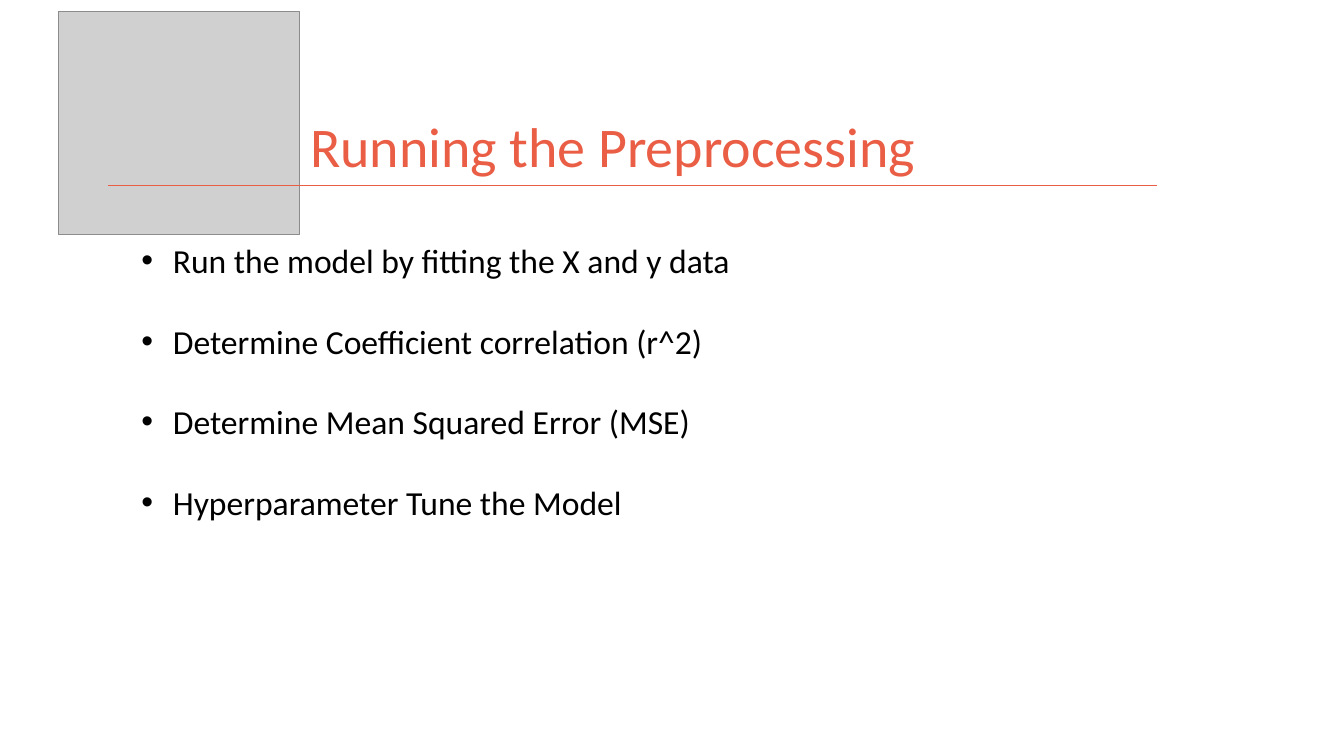
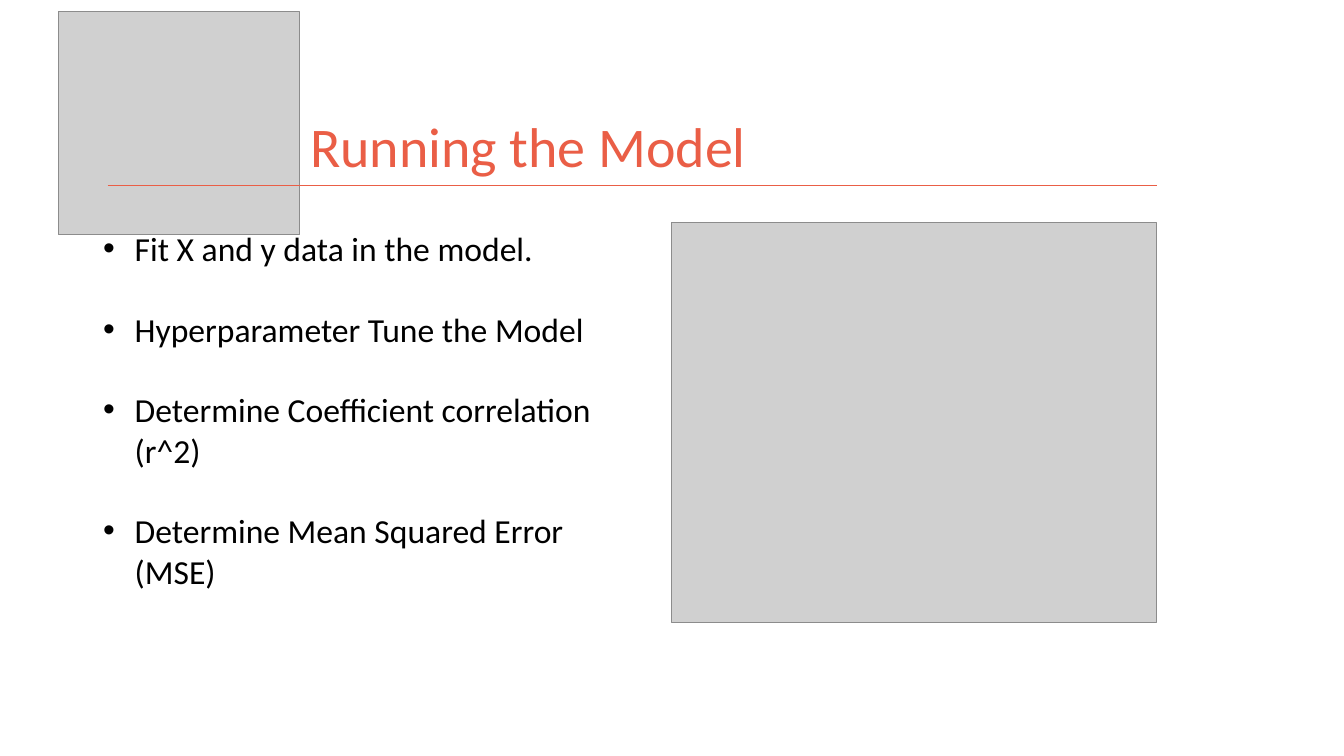
Before and after one commit to kman4/AirbnbPredictions, a slide deck: slide 14 of Airbnb Price Predictions (Model).pptx. Drawn at 1344x756 pixels with LibreOffice and Linux fonts; fonts in the diff are those of the drawing; grey boxes stand for pictures. Boxes give left, top, right and bottom in pixels: in the first picture for what was removed or moved away, otherwise in the second. Text is boxed around its words. In the diff, an @@ line names an element or a change of style, - is before the commit and + after.

Commit message:
update powerpoint and added images for powerpoint

```diff
--- a/Airbnb Price Predictions (Model).pptx
+++ b/Airbnb Price Predictions (Model).pptx
@@ title at (x1=310, y1=128, x2=745, y2=177): text changed @@
-Running the Preprocessing
+Running the Model
@@ text "Fit X and y data ..." moved from (x1=173, y1=249, x2=729, y2=521) to (x1=135, y1=233, x2=591, y2=589) @@
@@ text at (x1=135, y1=233, x2=583, y2=348): text changed @@
-• Run the model by fitting the X and y data
+• Fit X and y data in the model.
+• Hyperparameter Tune the Model
@@ picture added at (x1=673, y1=223, x2=1157, y2=622) @@
@@ text at (x1=173, y1=491, x2=621, y2=521): paragraph removed @@
-• Hyperparameter Tune the Model
```
Also in this commit, not shown: 11 other slides changed, 4 other files.
